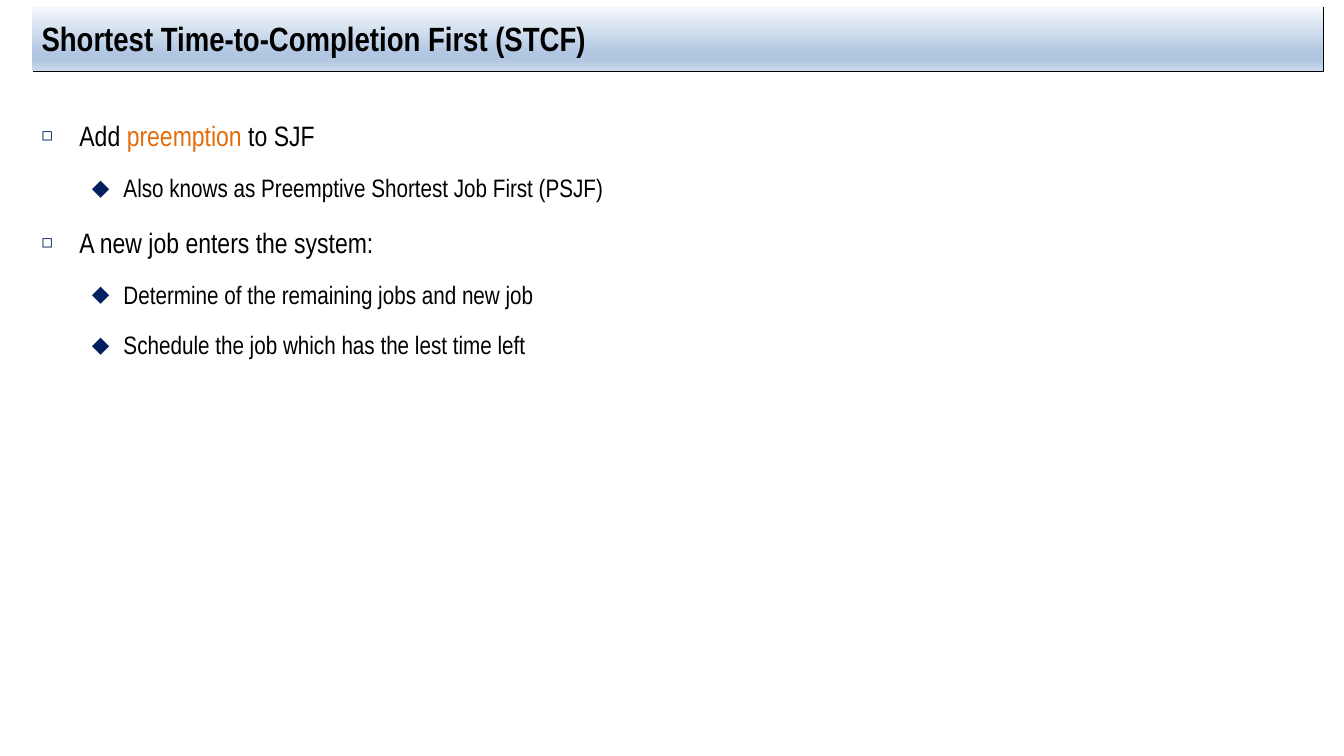
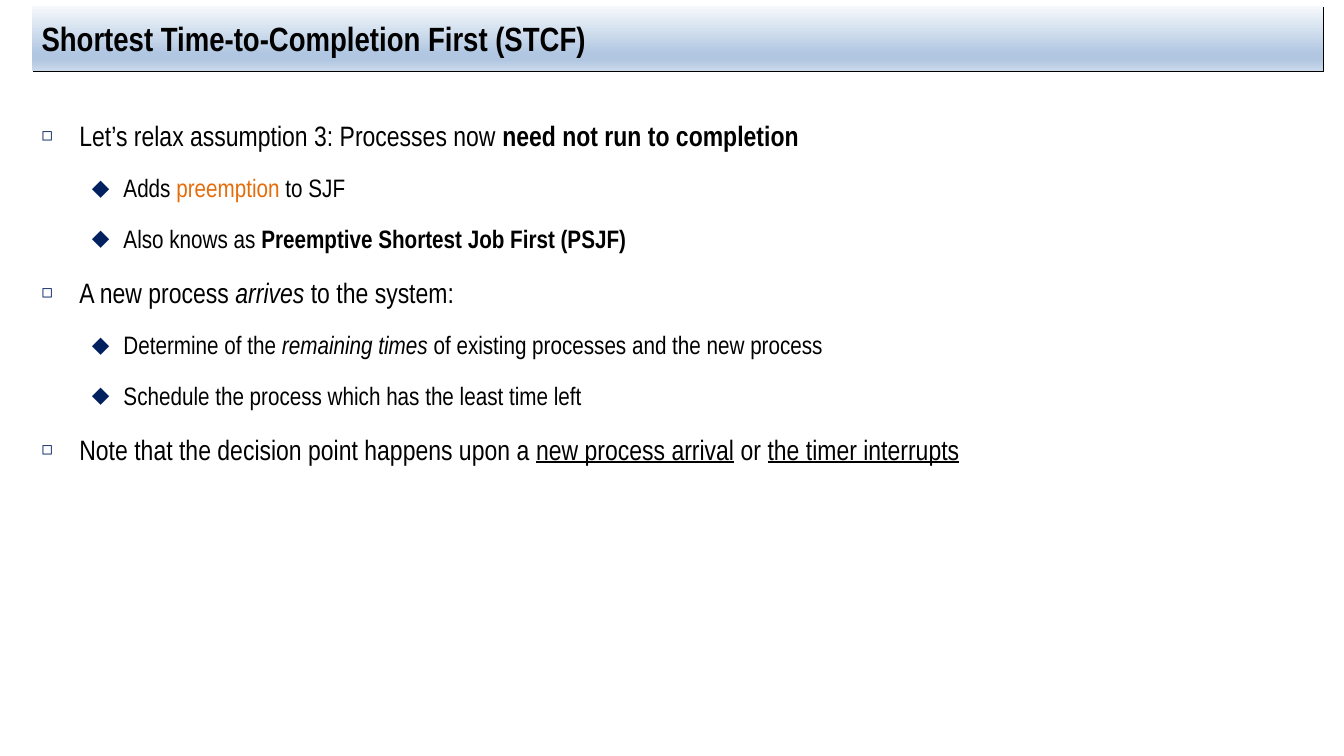
Before and after one commit to jachermocilla/extra-course-materials, a slide deck: slide 13 of cmsc125/ostep/slides/01.Virtualization/07.Scheduling_Introduction.pptx (slide 11 before the commit). Drawn at 1344x756 pixels with LibreOffice and Linux fonts; fonts in the diff are those of the drawing. Boxes give left, top, right and bottom in pixels: in the first picture for what was removed or moved away, otherwise in the second. Text is boxed around its words. In the diff, an @@ line names an element or a change of style, - is before the commit and + after.

```diff
--- a/cmsc125/ostep/slides/01.Virtualization/07.Scheduling_Introduction.pptx
+++ b/cmsc125/ostep/slides/01.Virtualization/07.Scheduling_Introduction.pptx
@@ text at (x1=79, y1=125, x2=799, y2=203): text changed; text colour #E46C0A to #000000 @@
-◻ Add preemption to SJF
+◻ Let’s relax assumption 3: Processes now need not run to completion
+  ⬥ Adds preemption to SJF
@@ text at (x1=123, y1=229, x2=626, y2=254): bold on in "Preemptive Shortest Job First (PSJF)" @@
@@ text at (x1=79, y1=282, x2=959, y2=466): text changed @@
-◻ A new job enters the system:
-  ⬥ Determine of the remaining jobs and new job
-  ⬥ Schedule the job which has the lest time left
+◻ A new process arrives to the system:
+  ⬥ Determine of the remaining times of existing processes and the new process
+  ⬥ Schedule the process which has the least time left
+◻ Note that the decision point happens upon a new process arrival or the timer interrupts
```
Also in this commit, not shown: 12 other slides changed, 3 slides added, 1 other file.
